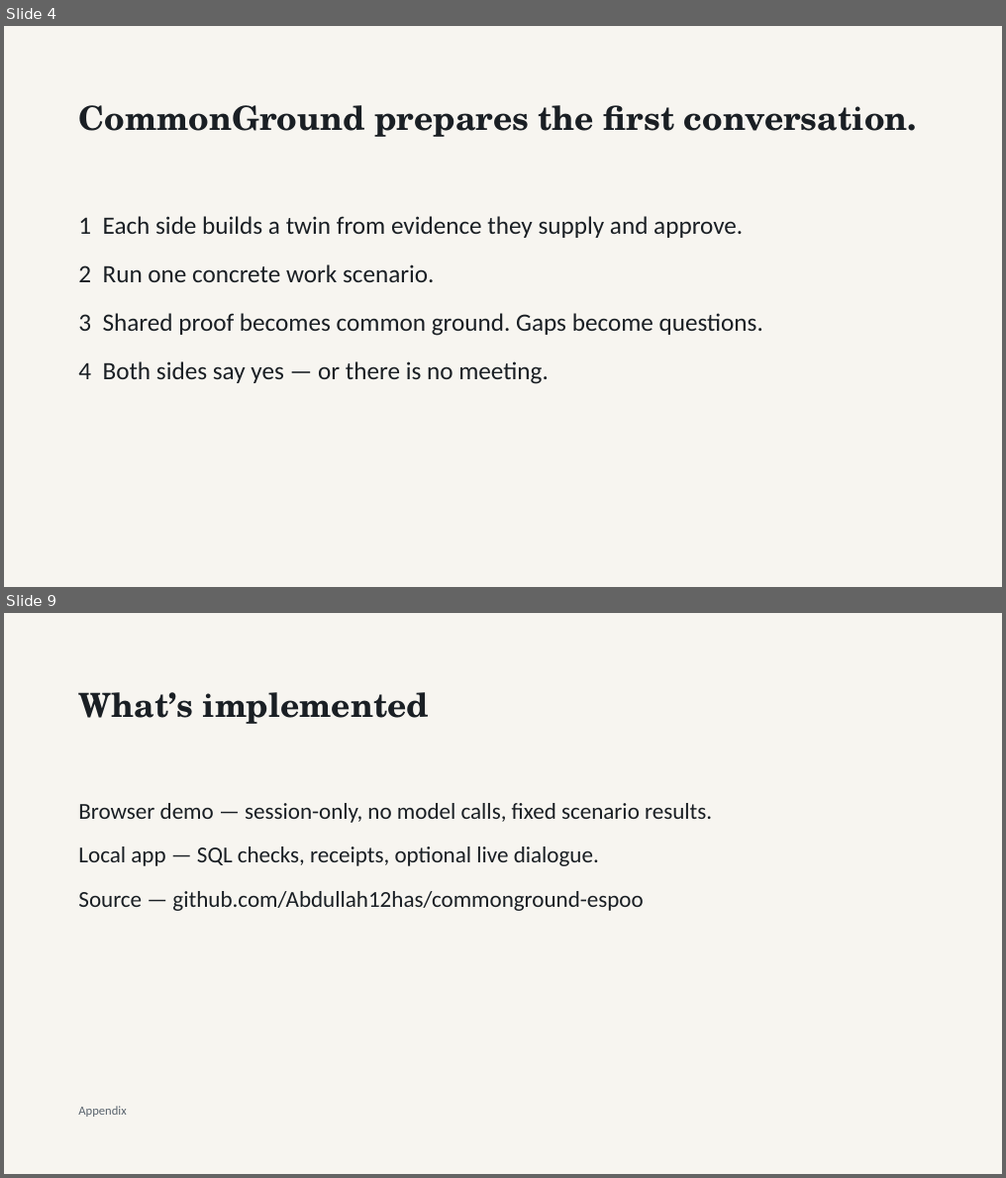
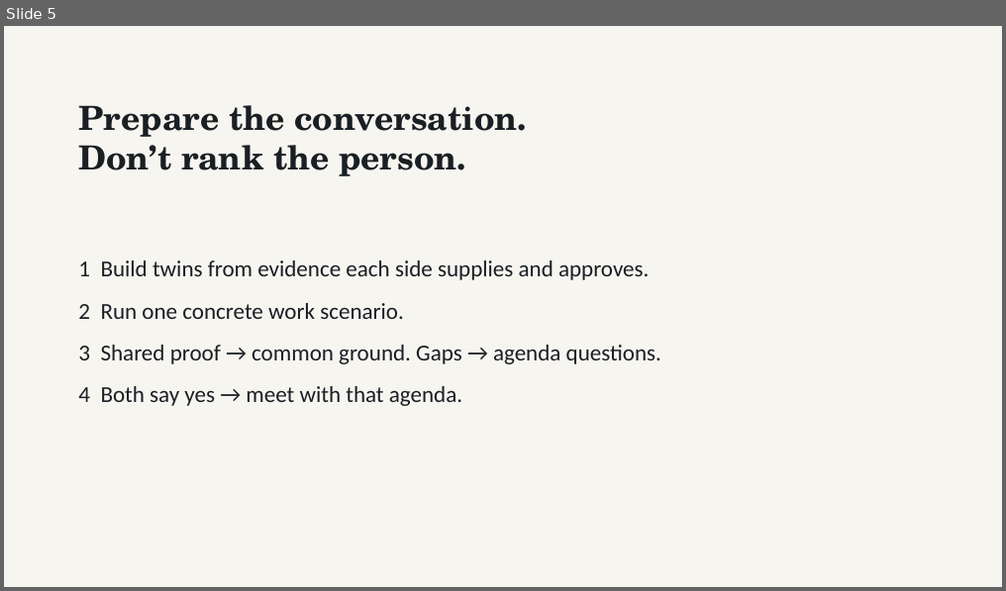
Before and after one commit to Abdullah12has/commonground-espoo, a slide deck: submission/CommonGround_Espoo_Pitch.pptx. Shown one above the other, each under a label of ours: slides 4 and 9 before the commit, slide 5 after it; the slides between them are not shown. The pictures are 1006x1178 and 1006x591 pixels, drawn with LibreOffice and Linux fonts; fonts in the diff are those of the drawing. Boxes give left, top, right and bottom in pixels: in the first picture for what was removed or moved away, otherwise in the second. Text is boxed around its words. In the diff, an @@ line names an element or a change of style, - is before the commit and + after.

Commit message:
Add positive-sum value prop to CommonGround pitch

```diff
--- a/submission/CommonGround_Espoo_Pitch.pptx
+++ b/submission/CommonGround_Espoo_Pitch.pptx
@@ slide 9 removed at bbox=[4, 613, 1002, 1174], background #FFFFFF @@
@@ rectangle removed at bbox=[4, 613, 1002, 1174] @@
@@ text removed at bbox=[78, 692, 429, 724] @@
-What’s implemented
@@ text removed at bbox=[78, 803, 712, 911] @@
-Browser demo — session-only, no model calls, fixed scenario results.
-Local app — SQL checks, receipts, optional live dialogue.
-Source — github.com/Abdullah12has/commonground-espoo
@@ text removed at bbox=[78, 1106, 126, 1117] @@
-Appendix
@@ what was slide 4 is now slide 5 @@
@@ slide 5 changed as well @@
@@ text at bbox=[78, 105, 527, 176]: text changed @@
-CommonGround prepares the first conversation.
+Prepare the conversation.
+Don’t rank the person.
@@ text "1 Build twins from evidence ...": place and size @@
-text "1 Build twins from evidence ..." at bbox=[78, 216, 763, 384]
+text "1 Build twins from evidence ..." at bbox=[78, 261, 661, 406]
@@ text at bbox=[78, 261, 648, 280]: text changed; size 24 to 22 pt @@
-1 Each side builds a twin from evidence they supply and approve.
+1 Build twins from evidence each side supplies and approves.
@@ text at bbox=[78, 303, 404, 319]: size 24 to 22 pt in "2 Run one concrete work scenario."; less space between paragraphs @@
@@ text at bbox=[78, 345, 661, 406]: text changed; size 24 to 22 pt @@
-3 Shared proof becomes common ground. Gaps become questions.
-4 Both sides say yes — or there is no meeting.
+3 Shared proof → common ground. Gaps → agenda questions.
+4 Both say yes → meet with that agenda.
```
Also in this commit, not shown: 2 other slides changed, 6 slides added, 5 other slides removed, 5 other files.
